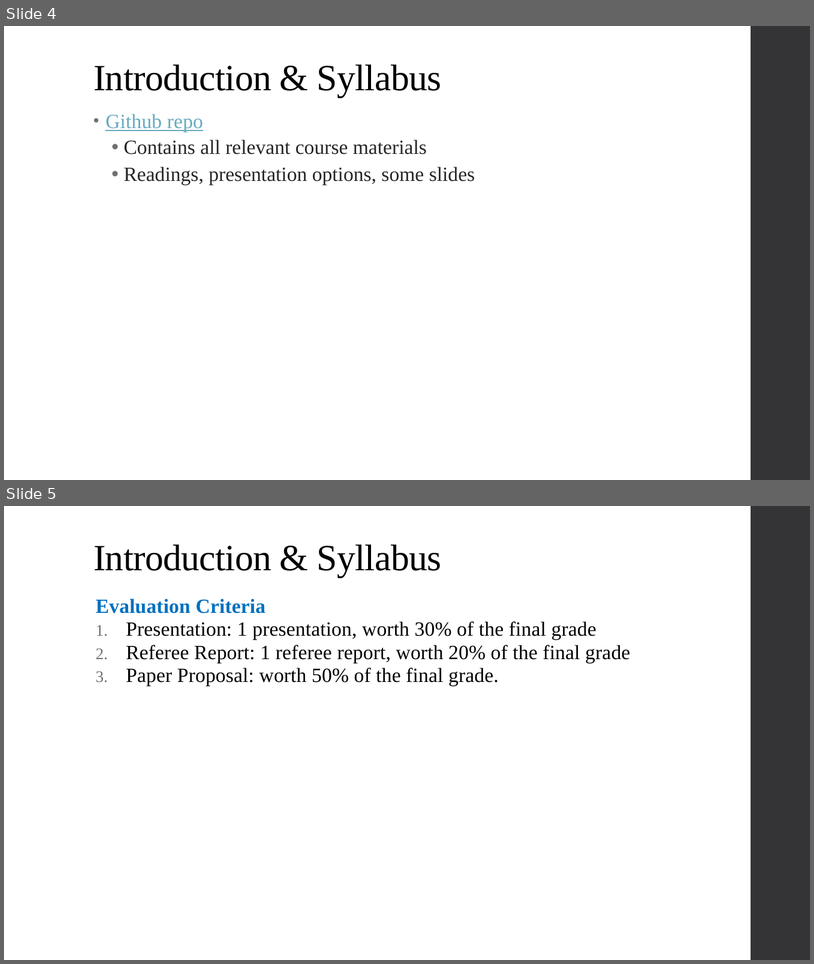
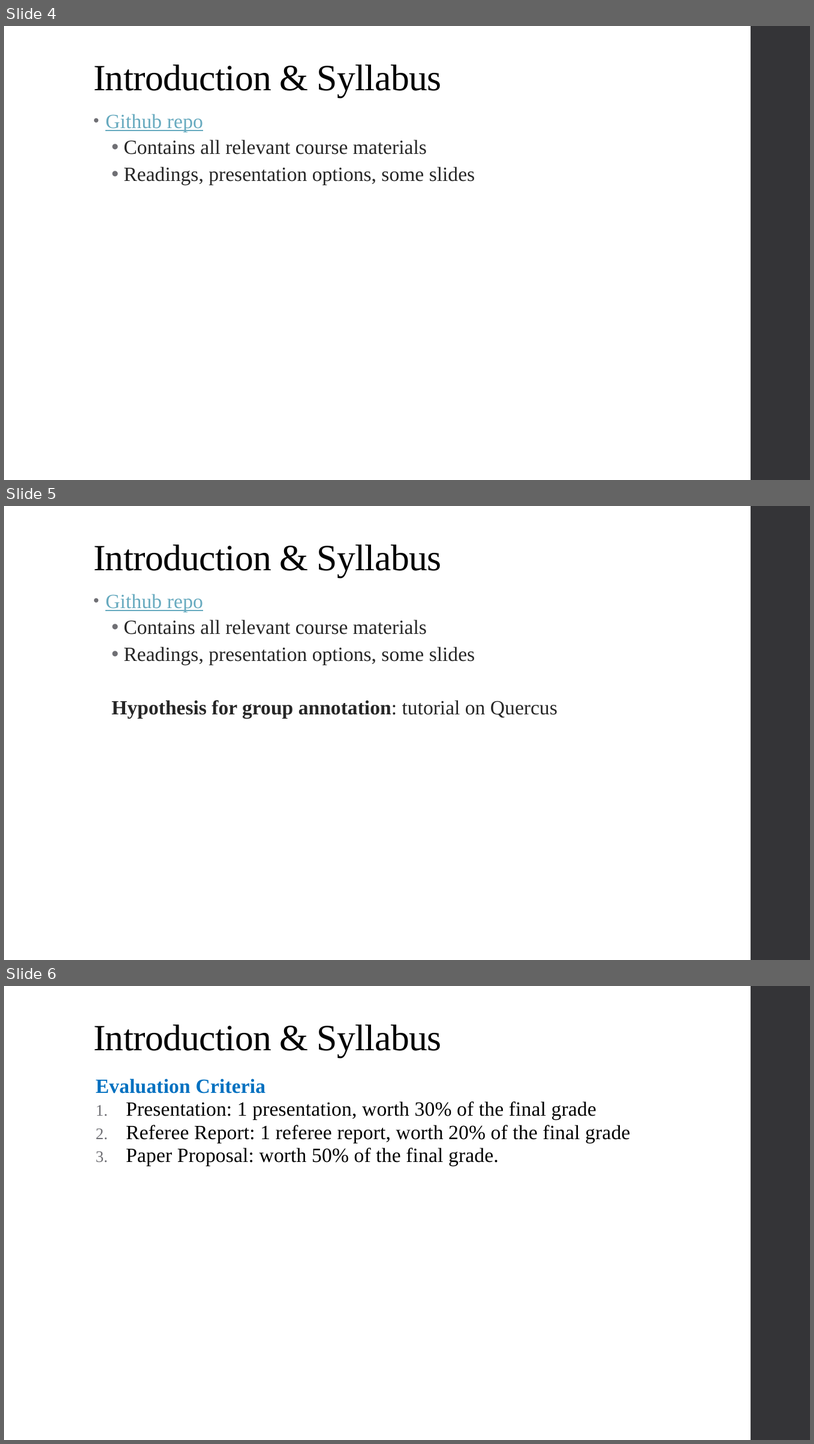
Before and after one commit to alex-hoagland/HAD6750H, a slide deck: Lecture01_Introduction/L1Slides_DemandforHealth_2023W.pptx. Shown one above the other, each under a label of ours: slides 4 and 5 before the commit, slides 4, 5 and 6 after it. The pictures are 814x964 and 814x1444 pixels, drawn with LibreOffice and Linux fonts; fonts in the diff are those of the drawing. Boxes give left, top, right and bottom in pixels: in the first picture for what was removed or moved away, otherwise in the second. Text is boxed around its words. In the diff, an @@ line names an element or a change of style, - is before the commit and + after.

```diff
--- a/Lecture01_Introduction/L1Slides_DemandforHealth_2023W.pptx
+++ b/Lecture01_Introduction/L1Slides_DemandforHealth_2023W.pptx
@@ slide 5 added at <box>4,506,810,960</box>, background #FFFFFF; not listed: 1 template element that a slide beside it also shows @@
@@ text added at <box>93,544,441,577</box>, 44 pt, text #000000 @@
+Introduction & Syllabus
@@ text added at <box>105,594,558,718</box>, 24 pt, text #262626 @@
+• Github repo
+  • Contains all relevant course materials
+  • Readings, presentation options, some slides
+  Hypothesis for group annotation: tutorial on Quercus
@@ what was slide 5 is now slide 6 @@
```
Also in this commit, not shown: 3 other files.
